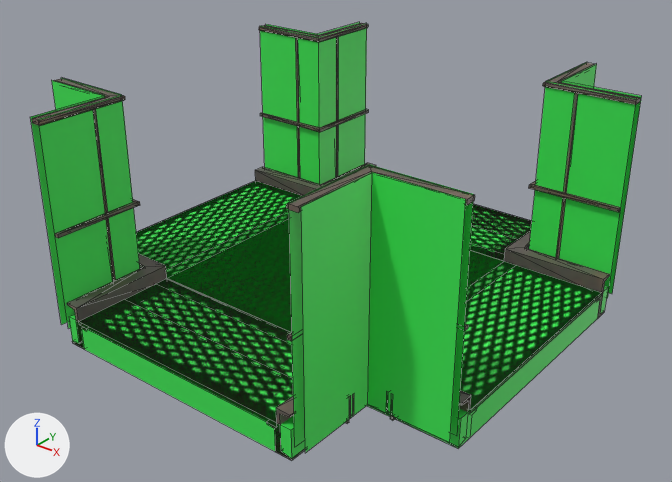
An edit to the Blender file models/editor/retro/catwalk/catwalk.blend, drawn before and after from the same camera.
The view is the same before and after, from a camera (50 mm lens) standing at (146.0, -183.6, 66.6) and looking at (2.8, -4.6, -44.5). Lighting does not change. The marker at lower left points along +X, +Y and +Z. Mesh edges are drawn as thin lines.

Objects in the first picture: 'frame', 'grating', 'selection_mesh'.
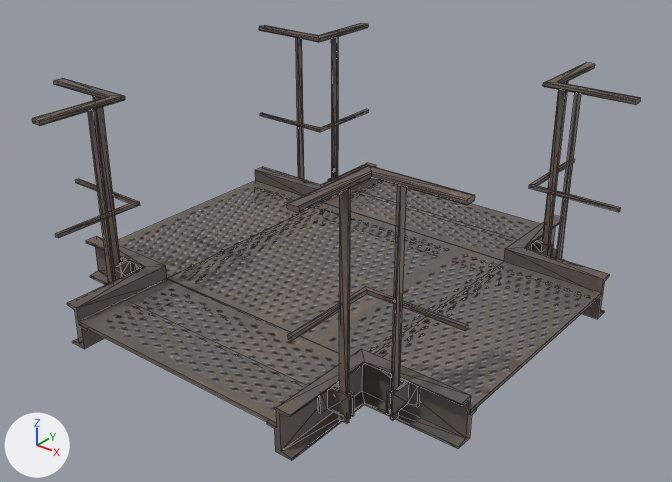
Commit message: Fix missing face on retro catwalk editor model

What differs and where, as boxes [x1, y1, x2, y2] in the pictures (672 x 482 px):
'selection_mesh', hidden (green): before [30, 22, 641, 459]
part 1 of me_walkway_x_reference_001, added: after [459, 396, 477, 447]
'grating', unchanged, uncovered by the edit: before [79, 181, 602, 424]; after [79, 178, 602, 427]

What changed in the scene script:
```text
Change me_walkway_x_reference_001:
    used by ob_frame; location = (0.0, 0.0, 0.0)
    verts and faces of me_walkway_x_reference_001; kept vertices keep their numbers, new ones are numbered from 624
    before: 213 (64.0, -34.0, -57.0) at pixel (469, 413), 268 (64.0, -38.0, -52.5) at pixel (461, 405), 269 (64.0, -38.0, -52.0) at pixel (461, 403), 276 (64.0, -33.2, -57.8) at pixel (471, 415), 277 (64.0, -31.0, -57.8) at pixel (476, 410)
    before: 282 (64.0, -35.0, -53.0) at pixel (468, 400), 287 (64.0, -35.0, -63.0) at pixel (465, 438), 288 (64.0, -38.0, -63.5) at pixel (458, 446), 290 (64.0, -38.0, -64.0) at pixel (458, 448), 291 (64.0, -33.2, -64.0) at pixel (469, 438)
    before: 298 (64.0, -31.0, -57.0) at pixel (477, 407), 300 (64.0, -34.0, -52.0) at pixel (471, 395)
    remove me_walkway_x_reference_001.from_pydata(...)  # 624 vertices, 859 faces, 4 loose edges; spans x -64.0..64.0, y -64.0..64.0, z -64.0..-3.2
    add me_walkway_x_reference_001.from_pydata(...)  # 624 vertices, 860 faces, 4 loose edges; spans x -64.0..64.0, y -64.0..64.0, z -64.0..-3.2
    me_walkway_x_reference_001 part 1
    add faces += [(213, 300, 269, 268, 282, 287, 288, 290, 291, 276, 277, 298)]
Change ob_selection_mesh:
    add ob_selection_mesh.hide_set(True)
```
